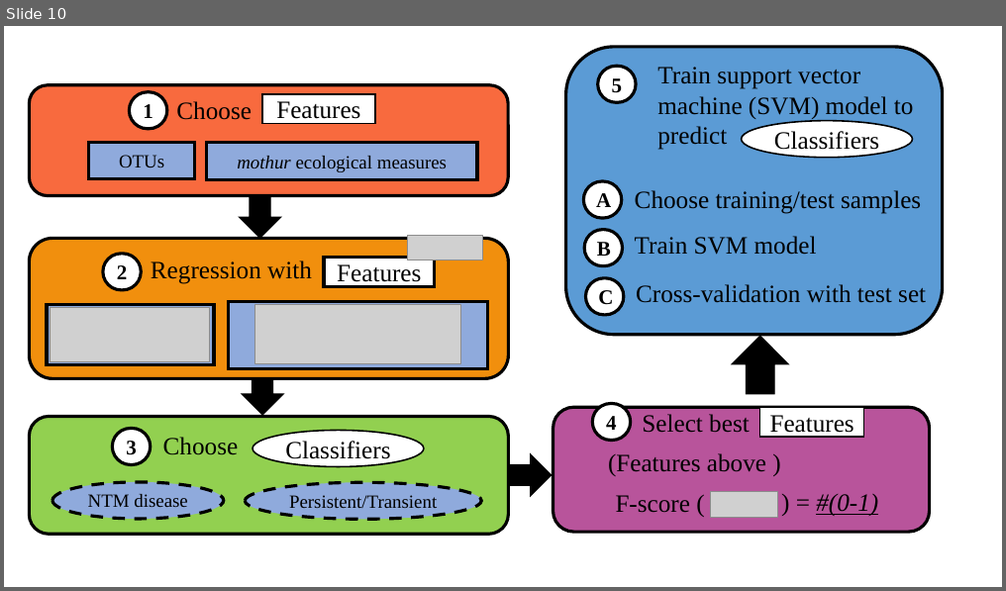
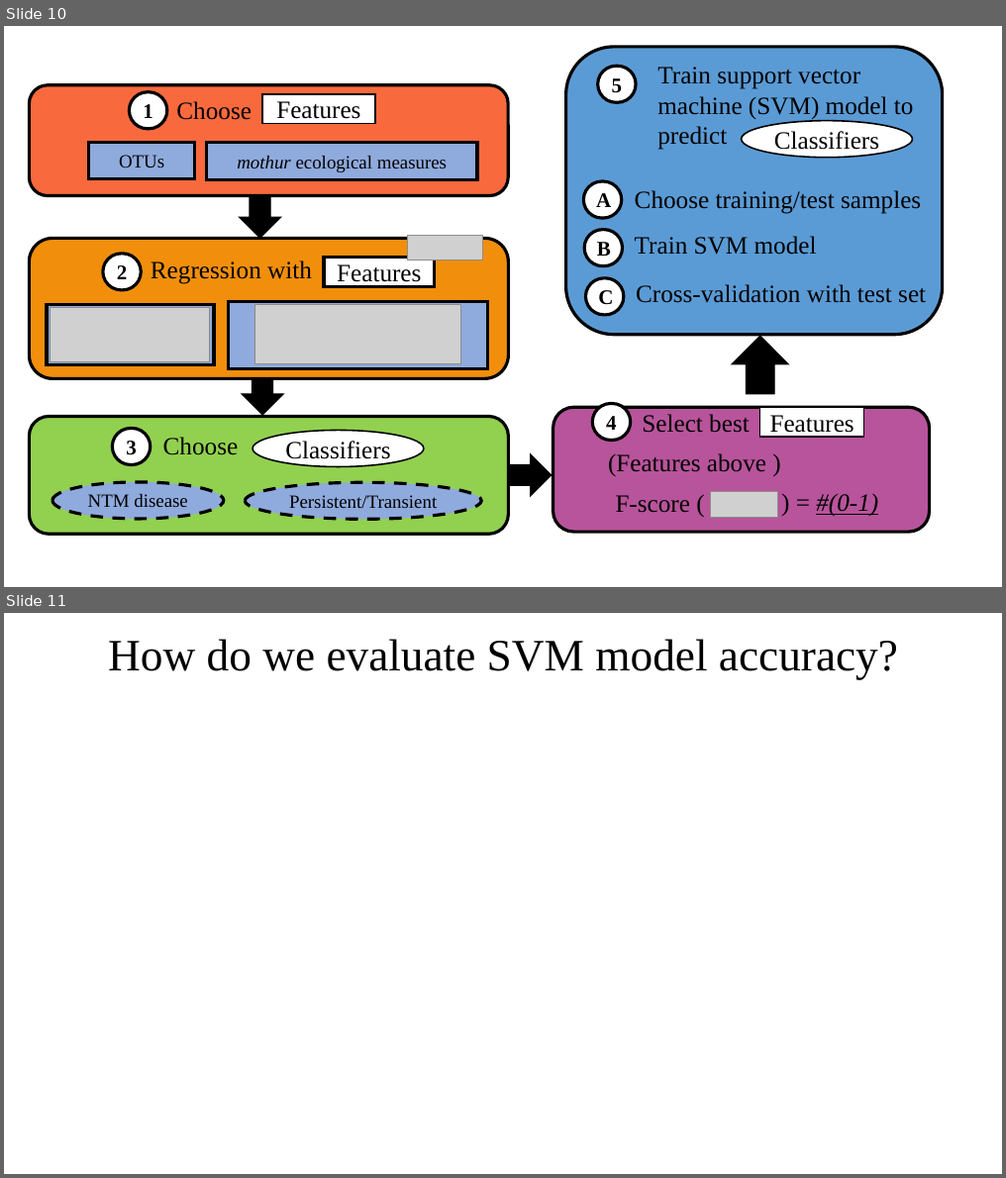
Before and after one commit to um-cf-microbiome/ml4cf, a slide deck: figures/src_files/NTM_Update_3_12_18.pptx. Shown one above the other, each under a label of ours: slide 10 before the commit, slides 10 and 11 after it. The pictures are 1006x591 and 1006x1178 pixels, drawn with LibreOffice and Linux fonts; fonts in the diff are those of the drawing; grey boxes stand for pictures. Boxes give left, top, right and bottom in pixels: in the first picture for what was removed or moved away, otherwise in the second. Text is boxed around its words. In the diff, an @@ line names an element or a change of style, - is before the commit and + after.

```diff
--- a/figures/src_files/NTM_Update_3_12_18.pptx
+++ b/figures/src_files/NTM_Update_3_12_18.pptx
@@ slide 11 added at bbox=[4, 613, 1002, 1174], background #FFFFFF @@
@@ title added at bbox=[108, 639, 898, 679], 43.2 pt, text #000000 @@
+How do we evaluate SVM model accuracy?
```
Also in this commit, not shown: 6 slides changed, 4 other files.
